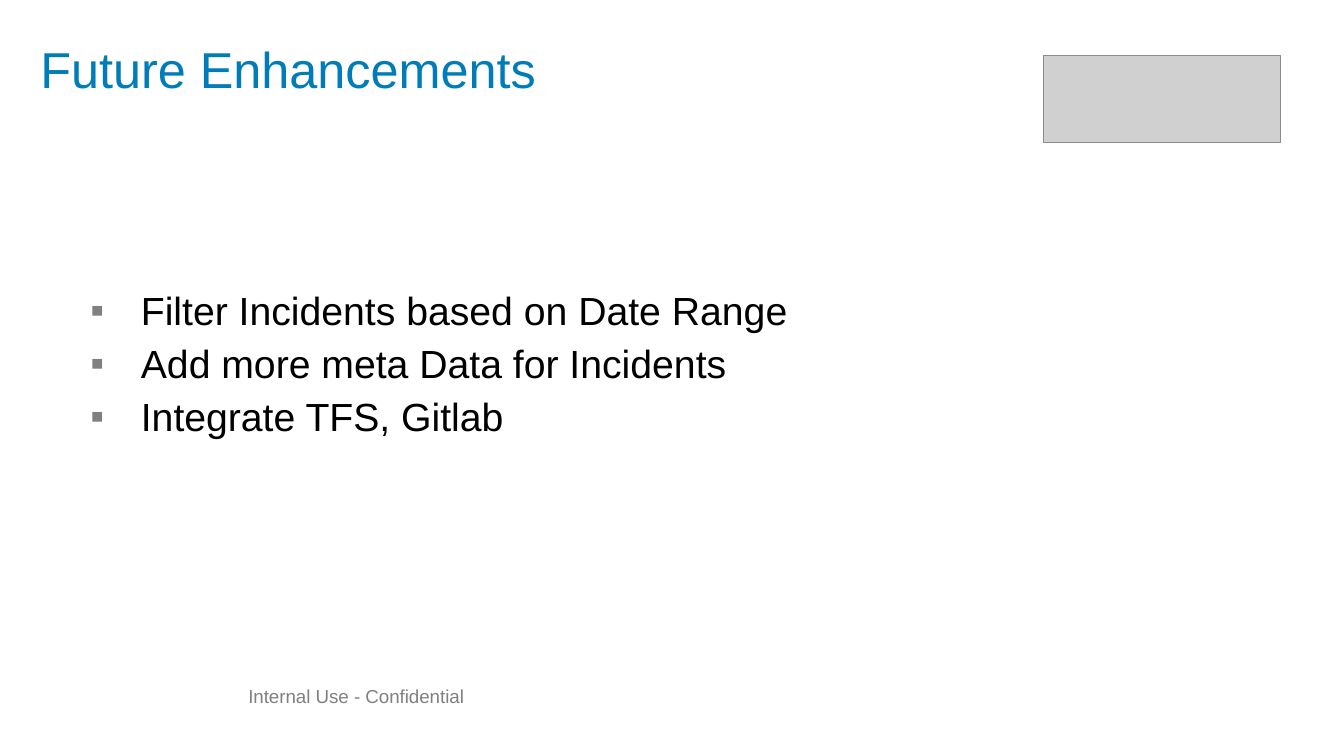
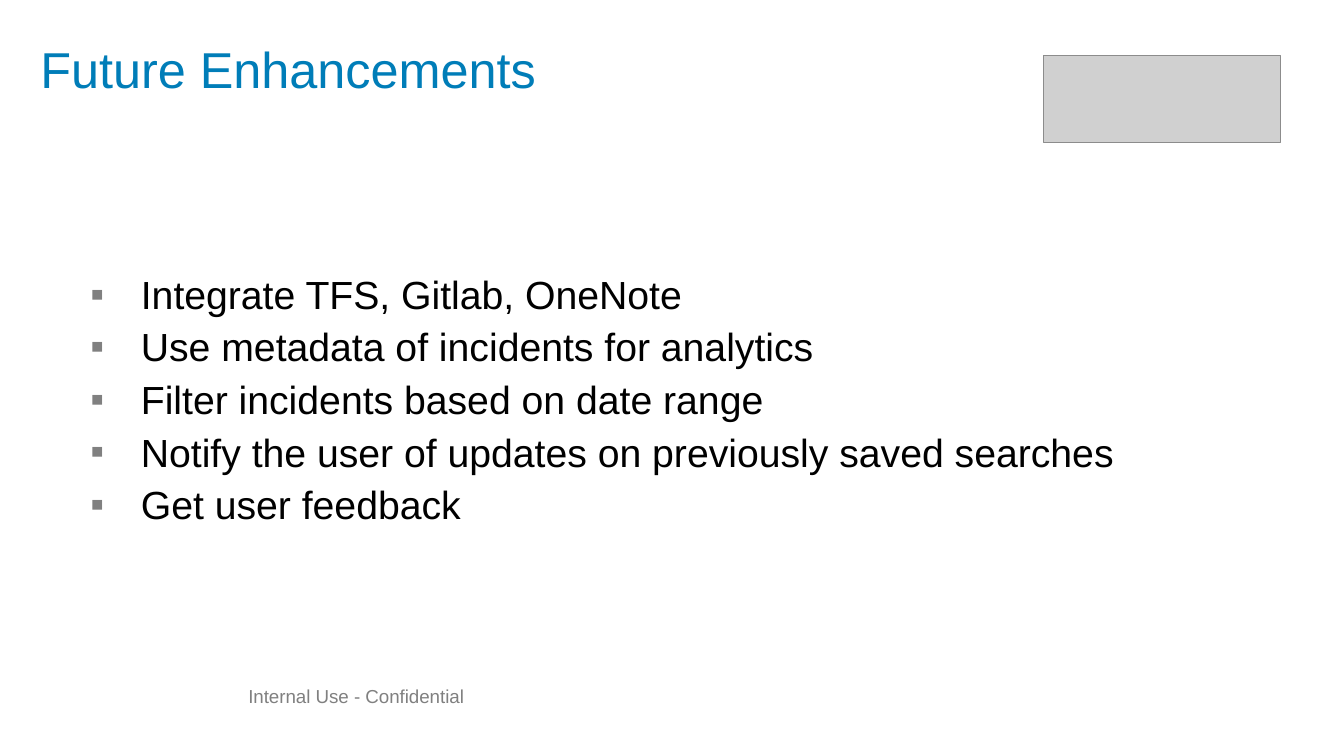
Before and after one commit to jisasebastine/Oscar, a slide deck: slide 10 of elasticsearch/Oscar_INCyclopedia_RR_2019.pptx (slide 5 before the commit). Drawn at 1344x756 pixels with LibreOffice and Linux fonts; fonts in the diff are those of the drawing; grey boxes stand for pictures; background and template pictures are left out. Boxes give left, top, right and bottom in pixels: in the first picture for what was removed or moved away, otherwise in the second. Text is boxed around its words. In the diff, an @@ line names an element or a change of style, - is before the commit and + after.

```diff
--- a/elasticsearch/Oscar_INCyclopedia_RR_2019.pptx
+++ b/elasticsearch/Oscar_INCyclopedia_RR_2019.pptx
@@ text at [141, 280, 1114, 520]: text changed @@
-  ▪ Filter Incidents based on Date Range
-  ▪ Add more meta Data for Incidents
-  ▪ Integrate TFS, Gitlab
+  ▪ Integrate TFS, Gitlab, OneNote
+  ▪ Use metadata of incidents for analytics
+  ▪ Filter incidents based on date range
+  ▪ Notify the user of updates on previously saved searches
+  ▪ Get user feedback
```
Also in this commit, not shown: 4 other slides changed, 1 slide added, 6 other files.
